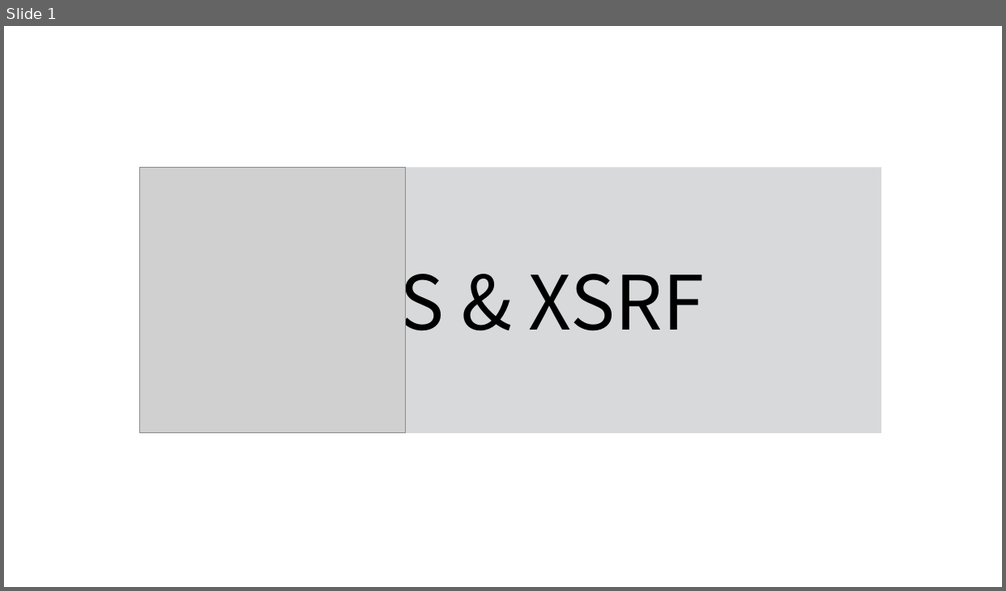
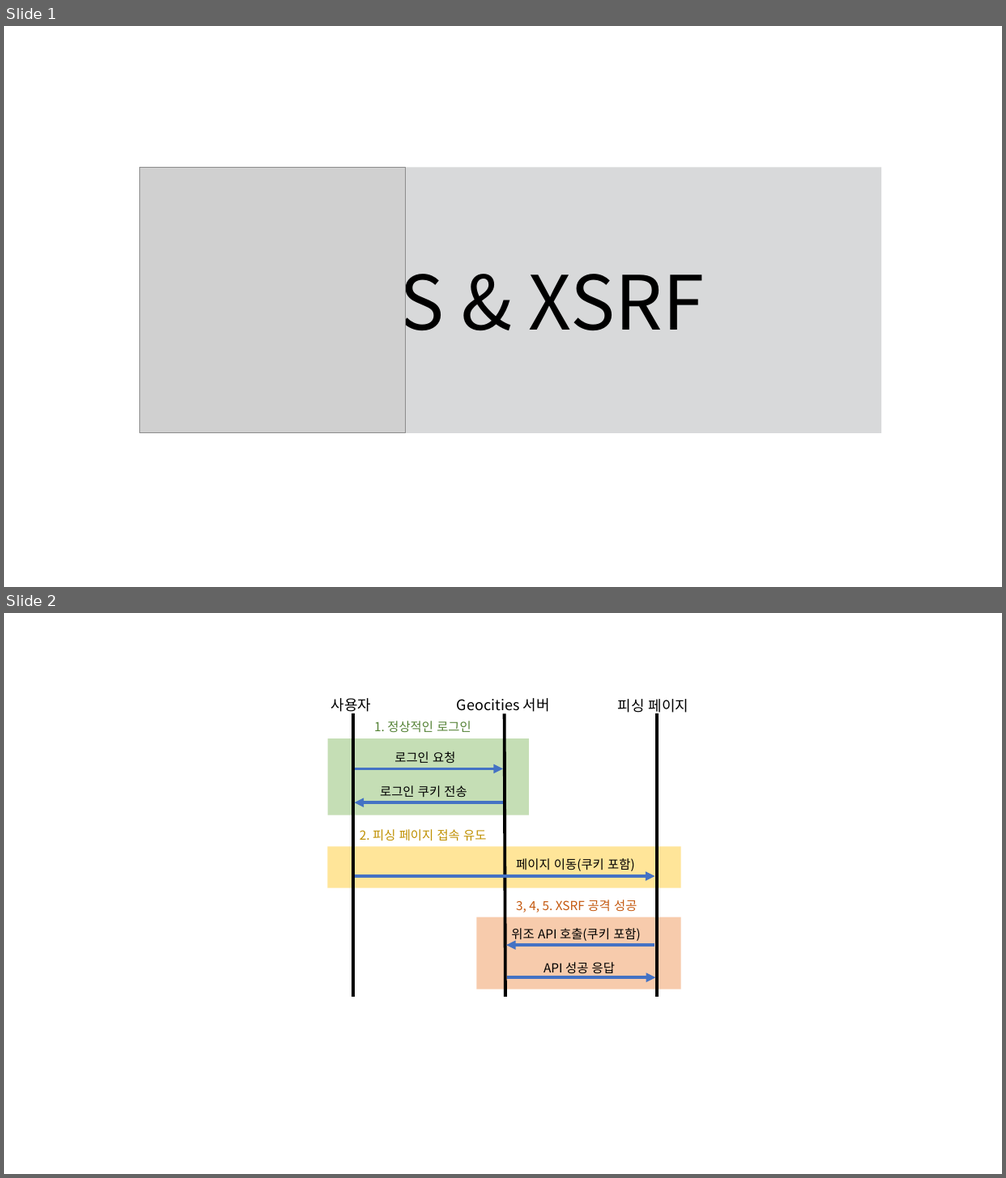
Before and after one commit to beomy/beomy.github.io, a slide deck: assets/img/posts/etc/xss_xsrf.pptx. Shown one above the other, each under a label of ours: slide 1 before the commit, slides 1 and 2 after it. The pictures are 1006x591 and 1006x1178 pixels, drawn with LibreOffice and Linux fonts; fonts in the diff are those of the drawing; grey boxes stand for pictures. Boxes give left, top, right and bottom in pixels: in the first picture for what was removed or moved away, otherwise in the second. Text is boxed around its words. In the diff, an @@ line names an element or a change of style, - is before the commit and + after.

Commit message:
draft: update xss-xsrf

```diff
--- a/assets/img/posts/etc/xss_xsrf.pptx
+++ b/assets/img/posts/etc/xss_xsrf.pptx
@@ slide 2 added at <box>4,613,1002,1174</box>, background #FFFFFF @@
@@ group added at <box>327,698,689,997</box>: 11 texts, 5 arrows, 3 rectangles, 3 lines @@
+사용자
+Geocities 서버
+피싱 페이지
+로그인 요청
+로그인 쿠키 전송
+페이지 이동(쿠키 포함)
+위조 API 호출(쿠키 포함)
+API 성공 응답
+1. 정상적인 로그인
+2. 피싱 페이지 접속 유도
+3, 4, 5. XSRF 공격 성공
```
Also in this commit, not shown: 1 slide removed, 4 other files.
